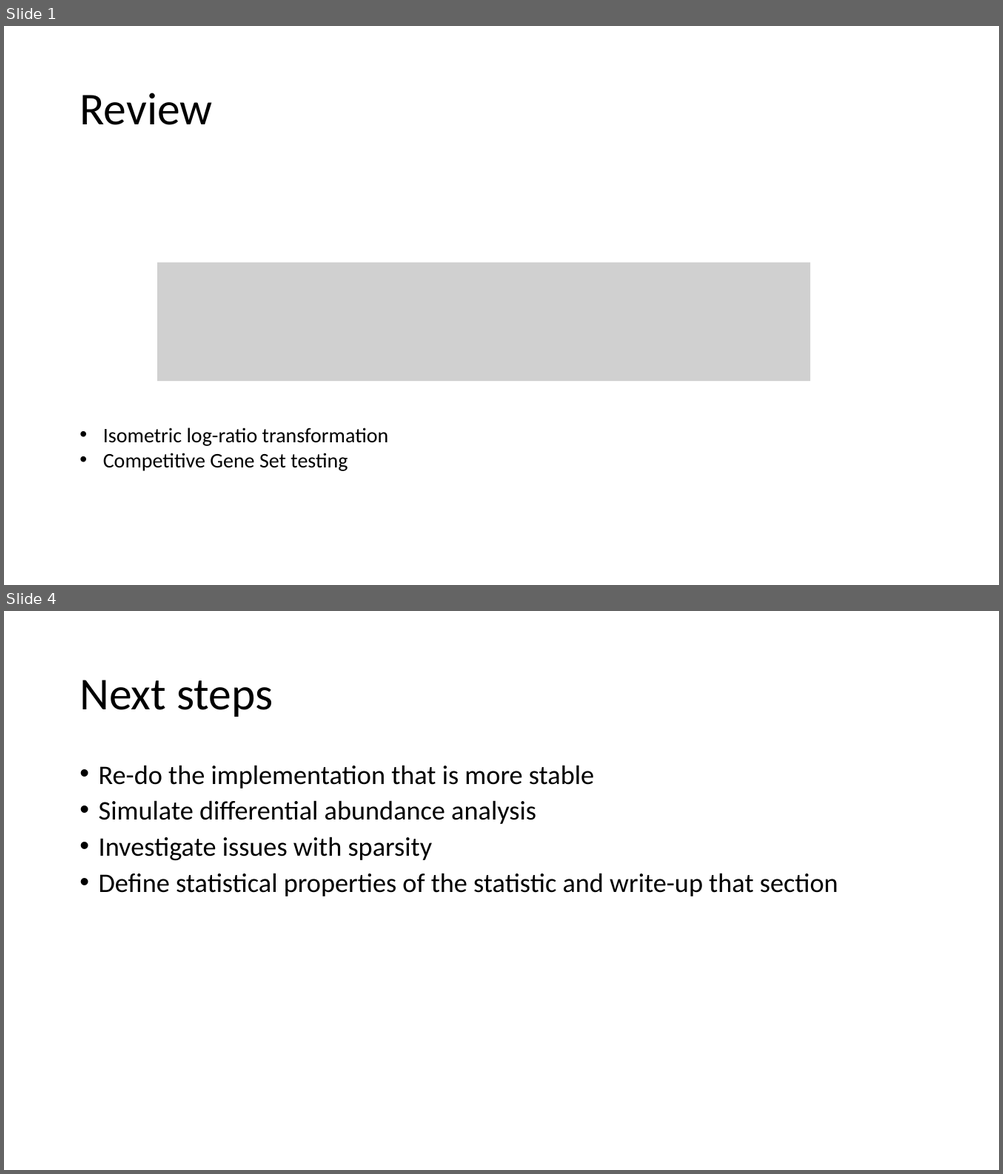
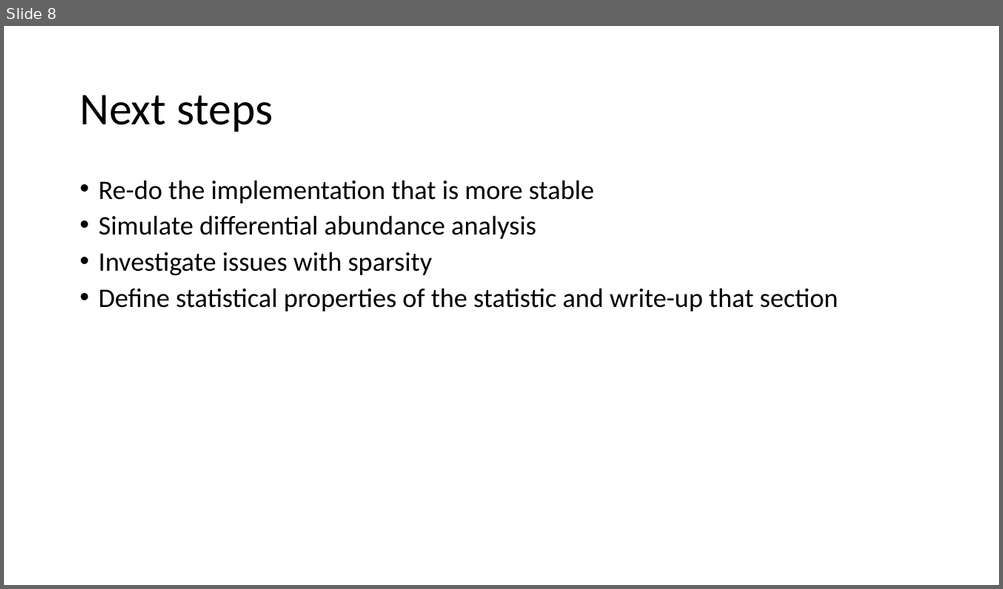
Before and after one commit to qpmnguyen/CBEA_analysis, a slide deck: docs/progress_report.pptx. Shown one above the other, each under a label of ours: slides 1 and 4 before the commit, slide 8 after it; the slides between them are not shown. The pictures are 1003x1174 and 1003x589 pixels, drawn with LibreOffice and Linux fonts; fonts in the diff are those of the drawing; grey boxes stand for pictures. Boxes give left, top, right and bottom in pixels: in the first picture for what was removed or moved away, otherwise in the second. Text is boxed around its words. In the diff, an @@ line names an element or a change of style, - is before the commit and + after.

```diff
--- a/docs/progress_report.pptx
+++ b/docs/progress_report.pptx
@@ slide 1 removed at bbox=[4, 26, 999, 585], background #FFFFFF @@
@@ title removed at bbox=[79, 93, 212, 125] @@
-Review
@@ picture removed at bbox=[158, 263, 811, 381] @@
@@ text removed at bbox=[103, 428, 389, 471] @@
-• Isometric log-ratio transformation
-• Competitive Gene Set testing
@@ what was slide 4 is now slide 8 @@
```
Also in this commit, not shown: 15 slides added, 2 other slides removed, 17 other files.
